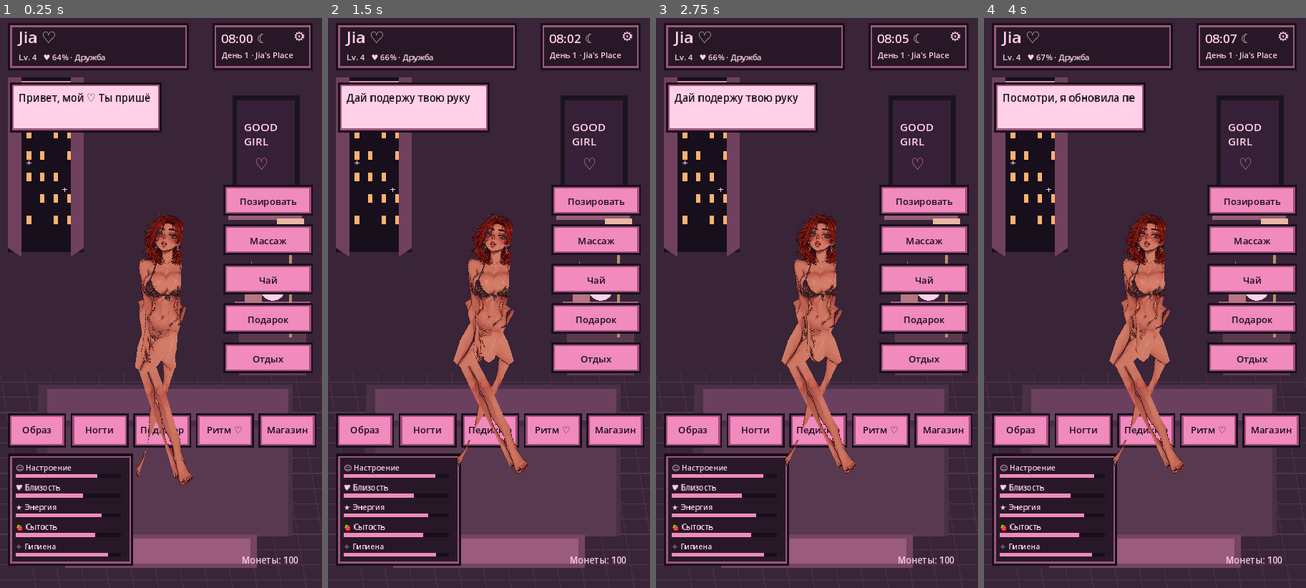
Above: before the commit, frames 1-4 (left to right).
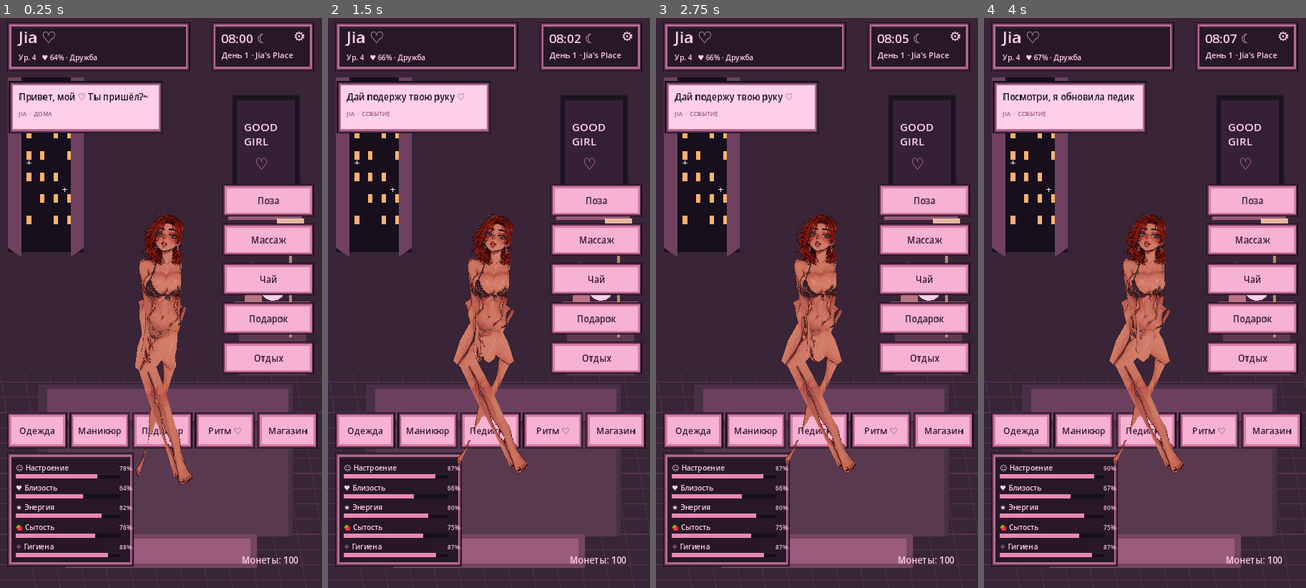
Above: after the commit, the same moments.

Repository: babymurderr0711/jia-android
Game: Godot game, scene res://Main.tscn
Same seed, same stepped clock (60 frames per second), same inputs: the game is played once before the commit and once after it.
Inputs (mouse positions are in pixels of both pictures, inside the frame that each line leads up to):
- Up to frame 1 (0.25 s): no input
- Up to frame 2 (1.5 s): move the mouse to (559, 274) at 0.52 s; click (559, 274) at 0.67 s; drag from (424, 331) to (472, 417) at 1.27 s
- Up to frame 3 (2.75 s): move the mouse to (849, 177) at 2.02 s; click (849, 177) at 2.17 s
- Up to frame 4 (4 s): drag from (1128, 417) to (1048, 217) at 2.77 s; move the mouse to (1241, 388) at 3.52 s; click (1241, 388) at 3.67 s

The runs differ from the first frame. In frame 1, 19% of the frame differs, in the area x 2-99%, y 0-97%; in frame 2, 19%; in frame 3, 19%; in frame 4, 19%.

Commit message:
Polish mobile HUD cards, labels and stat meters

Diff:
--- a/godot/main.gd
+++ b/godot/main.gd
@@ -393,16 +393,17 @@
 	# Header
 	_panel(Rect2(18, 18, 405, 105))
 	draw_string(ThemeDB.fallback_font, Vector2(42, 63), "Jia ♡", HORIZONTAL_ALIGNMENT_LEFT, -1, 36, PALE)
-	draw_string(ThemeDB.fallback_font, Vector2(42, 101), "Lv. " + str(1 + int(closeness / 20.0)) + "   ♥ " + str(int(closeness)) + "% · " + JiaWorld.relationship_stage(), HORIZONTAL_ALIGNMENT_LEFT, -1, 18, PALE)
+	draw_string(ThemeDB.fallback_font, Vector2(42, 101), "Ур. " + str(1 + int(closeness / 20.0)) + "   ♥ " + str(int(closeness)) + "% · " + JiaWorld.relationship_stage(), HORIZONTAL_ALIGNMENT_LEFT, 350, 16, PALE)
 	_panel(Rect2(475, 18, 225, 105))
 	draw_string(ThemeDB.fallback_font, Vector2(495, 63), _clock_label(), HORIZONTAL_ALIGNMENT_LEFT, -1, 28, PALE)
 	draw_string(ThemeDB.fallback_font, Vector2(495, 96), _day_label(), HORIZONTAL_ALIGNMENT_LEFT, -1, 18, PALE)
 	draw_string(ThemeDB.fallback_font, Vector2(656, 58), "⚙", HORIZONTAL_ALIGNMENT_LEFT, -1, 30, PALE)
 	# dialogue
 	_panel(Rect2(22, 150, 340, 112), PALE)
-	draw_string(ThemeDB.fallback_font, Vector2(42, 193), action_text.left(27), HORIZONTAL_ALIGNMENT_LEFT, 300, 23, INK)
+	draw_string(ThemeDB.fallback_font, Vector2(42, 190), action_text.left(34), HORIZONTAL_ALIGNMENT_LEFT, 300, 20, INK)
+	draw_string(ThemeDB.fallback_font, Vector2(42, 226), "JIA  ·  " + ("СОБЫТИЕ" if not JiaWorld.active_event.is_empty() else "ДОМА"), HORIZONTAL_ALIGNMENT_LEFT, 290, 13, Color("#9c557c"))
 	# right actions
-	var labels := ["Позировать", "Массаж", "Чай", "Подарок", "Отдых"]
+	var labels := ["Поза", "Массаж", "Чай", "Подарок", "Отдых"]
 	for i in range(5):
 		_button(Rect2(500, 380 + i * 88, 200, 68), labels[i])
 	# stats
@@ -413,7 +414,7 @@
 	_draw_stat("🍓 Сытость", JiaWorld.hunger, 1150)
 	_draw_stat("✧ Гигиена", JiaWorld.hygiene, 1194)
 	# bottom nav
-	var nav := ["Образ", "Ногти", "Педикюр", "Ритм ♡", "Магазин"]
+	var nav := ["Одежда", "Маникюр", "Педикюр", "Ритм ♡", "Магазин"]
 	for i in range(5):
 		_button(Rect2(18 + i * 140, 890, 130, 76), nav[i])
 	if massage_selector_open:
@@ -476,20 +477,36 @@
 	return "День %d · Jia's Place" % JiaWorld.day
 
 func _panel(r: Rect2, fill: Color = Color("#281827")) -> void:
-	draw_rect(r, INK)
-	draw_rect(r.grow(-5), Color("#9c557c"))
-	draw_rect(r.grow(-9), fill)
+	# Layered frame gives every card a consistent dark, plum-and-rose visual hierarchy.
+	draw_rect(r.grow(2.0), Color("#120d17"))
+	draw_rect(r, Color("#59304d"))
+	draw_rect(r.grow(-3.0), Color("#b56b91"))
+	draw_rect(r.grow(-7.0), fill)
+	draw_rect(Rect2(r.position.x + 12.0, r.position.y + 9.0, maxf(0.0, r.size.x - 24.0), 2.0), Color("#ffffff", 0.10))
 
 func _button(r: Rect2, label: String) -> void:
-	draw_rect(r, INK)
-	draw_rect(r.grow(-4), Color("#a34c7d"))
-	draw_rect(r.grow(-8), Color("#f18abd"))
-	draw_string(ThemeDB.fallback_font, Vector2(r.position.x + 12, r.position.y + 44), label, HORIZONTAL_ALIGNMENT_CENTER, r.size.x - 24, 21, INK)
+	draw_rect(r.grow(2.0), Color("#130d17"))
+	draw_rect(r, Color("#6b3657"))
+	draw_rect(r.grow(-3.0), Color("#d77ca8"))
+	draw_rect(r.grow(-7.0), Color("#f6b2d0"))
+	# Scale long Russian labels down so they remain legible on narrow phone controls.
+	var font_size := 20
+	if label.length() > 20:
+		font_size = 14
+	elif label.length() > 14:
+		font_size = 16
+	elif label.length() > 10:
+		font_size = 18
+	var baseline := r.position.y + (r.size.y + float(font_size)) * 0.5 - 2.0
+	draw_string(ThemeDB.fallback_font, Vector2(r.position.x + 8.0, baseline), label, HORIZONTAL_ALIGNMENT_CENTER, r.size.x - 16.0, font_size, Color("#351b30"))
 
 func _draw_stat(label: String, value: float, y: float) -> void:
-	draw_string(ThemeDB.fallback_font, Vector2(35, y), label, HORIZONTAL_ALIGNMENT_LEFT, -1, 17, PALE)
-	draw_rect(Rect2(35, y + 7, 235, 9), INK)
-	draw_rect(Rect2(35, y + 7, 235.0 * clampf(value, 0.0, 100.0) / 100.0, 9), PINK)
+	var amount := clampf(value, 0.0, 100.0)
+	draw_string(ThemeDB.fallback_font, Vector2(35, y), label, HORIZONTAL_ALIGNMENT_LEFT, 190, 16, PALE)
+	draw_string(ThemeDB.fallback_font, Vector2(267, y), str(int(amount)) + "%", HORIZONTAL_ALIGNMENT_RIGHT, 0, 14, Color("#f6c2dc"))
+	draw_rect(Rect2(35, y + 8, 235, 10), Color("#160f19"))
+	draw_rect(Rect2(35, y + 8, 235.0 * amount / 100.0, 10), Color("#e887b5"))
+	draw_rect(Rect2(35, y + 8, 235, 1), Color("#ffffff", 0.12))
 
 func _input(event: InputEvent) -> void:
 	if event is InputEventScreenTouch and event.pressed:
